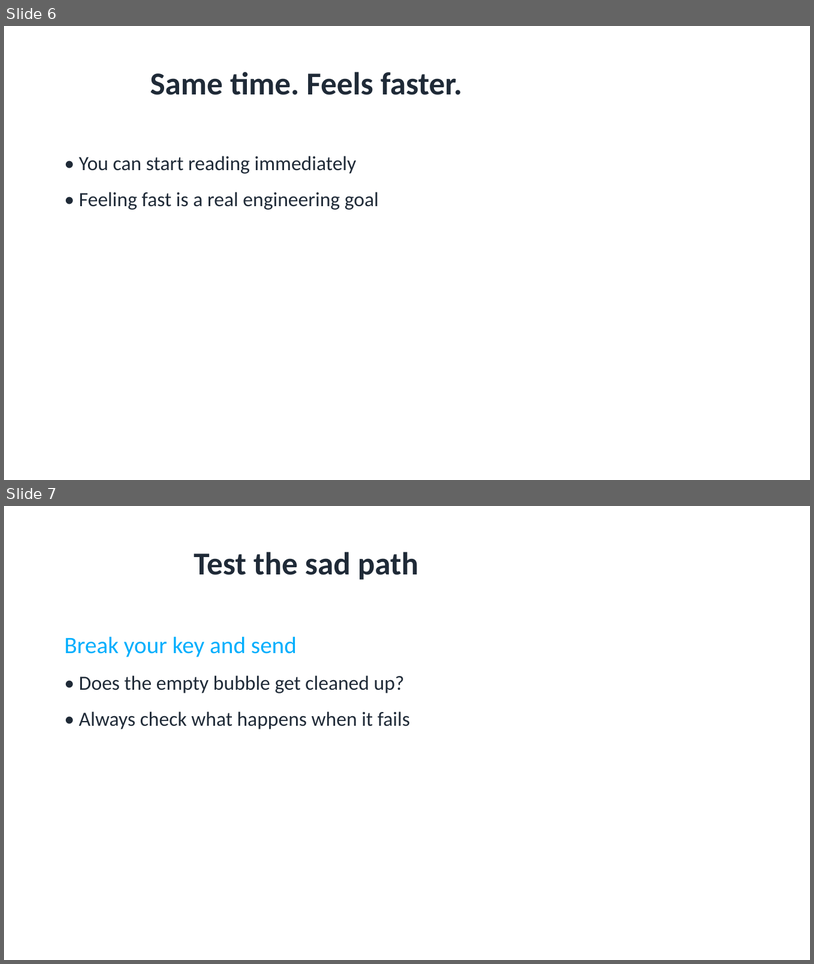
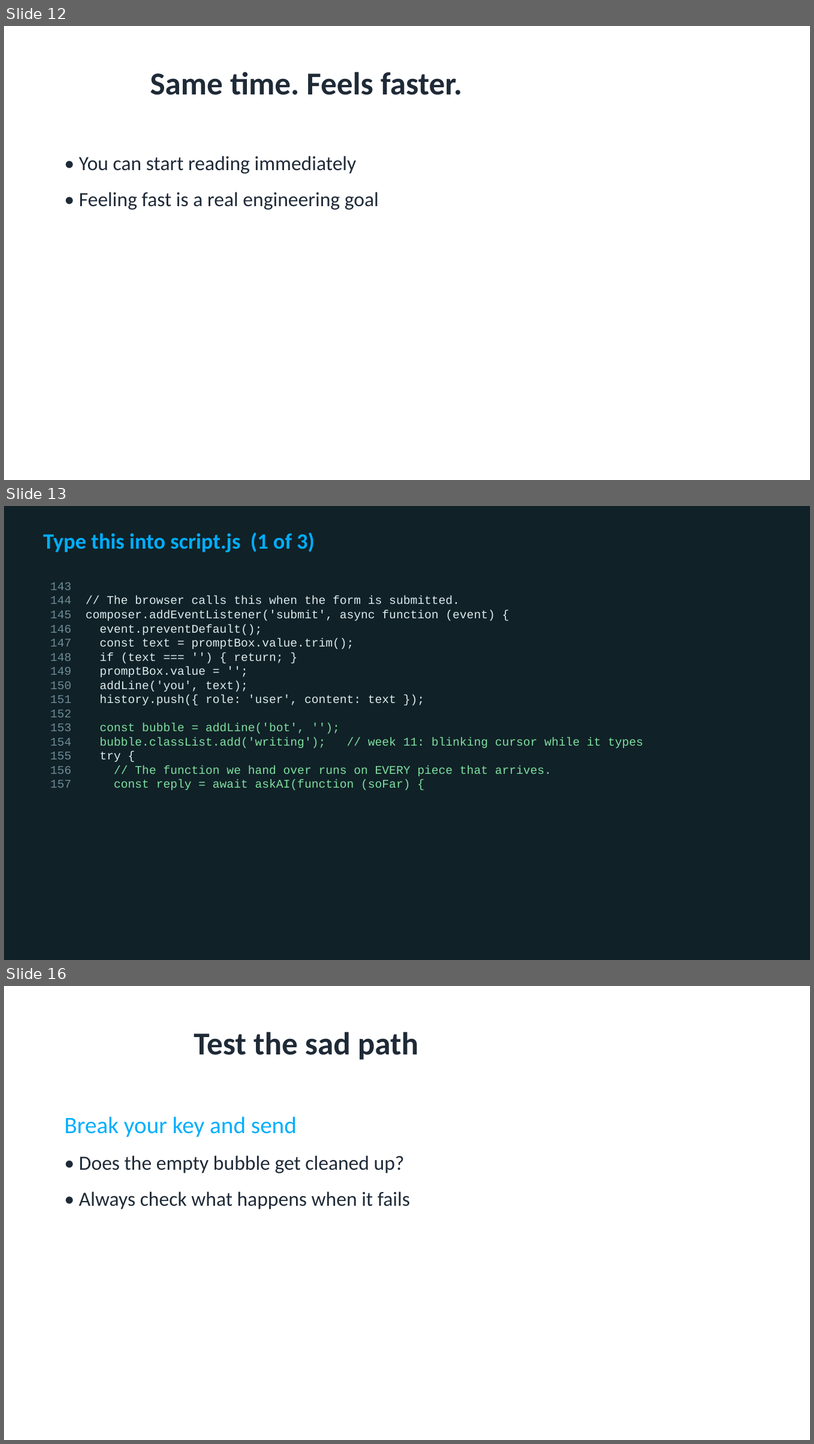
Before and after one commit to utgapps/utgapps.github.io, a slide deck: ai101/slides/week-11.pptx. Shown one above the other, each under a label of ours: slides 6 and 7 before the commit, slides 12, 13 and 16 after it; the slides between them are not shown. The pictures are 814x964 and 814x1444 pixels, drawn with LibreOffice and Linux fonts; fonts in the diff are those of the drawing. Boxes give left, top, right and bottom in pixels: in the first picture for what was removed or moved away, otherwise in the second. Text is boxed around its words. In the diff, an @@ line names an element or a change of style, - is before the commit and + after.

```diff
--- a/ai101/slides/week-11.pptx
+++ b/ai101/slides/week-11.pptx
@@ slide 13 added at (4,506,810,960), background #102127 @@
@@ text added at (43,532,315,552), 26 pt, text #01AEFD, bold @@
+Type this into script.js (1 of 3)
@@ text added at (50,582,644,790), 14 pt, text #DCECEF @@
+143
+144 // The browser calls this when the form is submitted.
+145 composer.addEventListener('submit', async function (event) {
+146 event.preventDefault();
+147 const text = promptBox.value.trim();
+148 if (text === '') { return; }
+149 promptBox.value = '';
+150 addLine('you', text);
+151 history.push({ role: 'user', content: text });
+152
+153 const bubble = addLine('bot', '');
+154 bubble.classList.add('writing'); // week 11: blinking cursor while it types
+155 try {
+156 // The function we hand over runs on EVERY piece that arrives.
+157 const reply = await askAI(function (soFar) {
@@ what was slide 6 is now slide 12 @@
@@ what was slide 7 is now slide 16 @@
```
Also in this commit, not shown: 8 other slides added, 34 other files.
